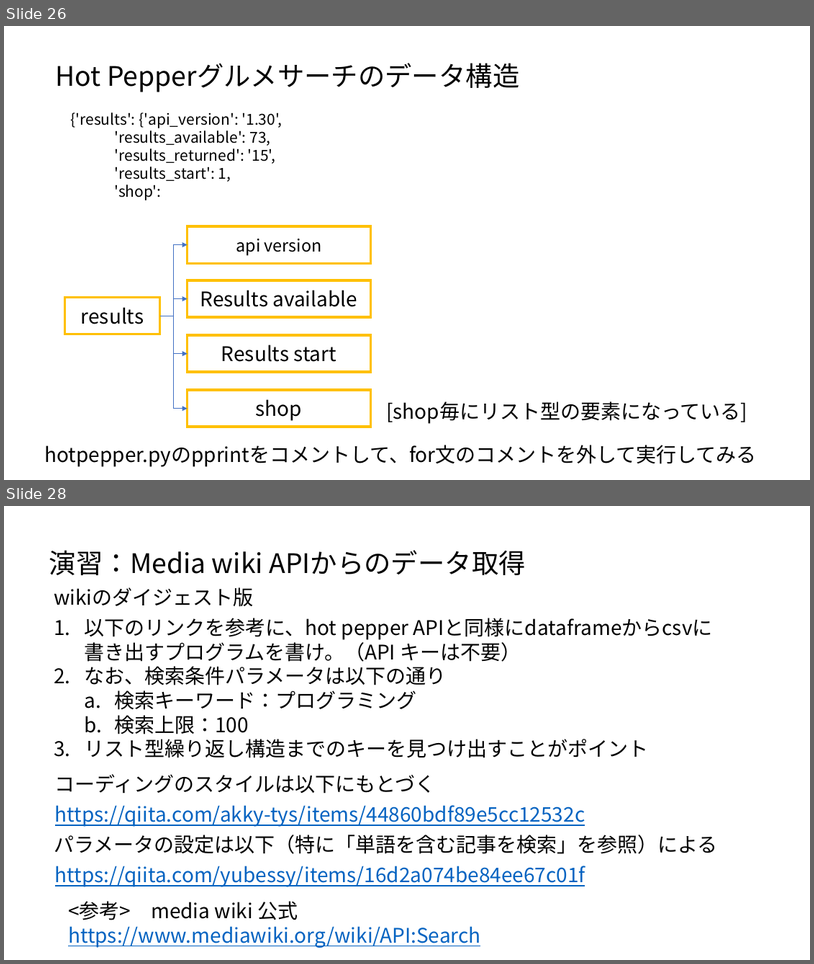
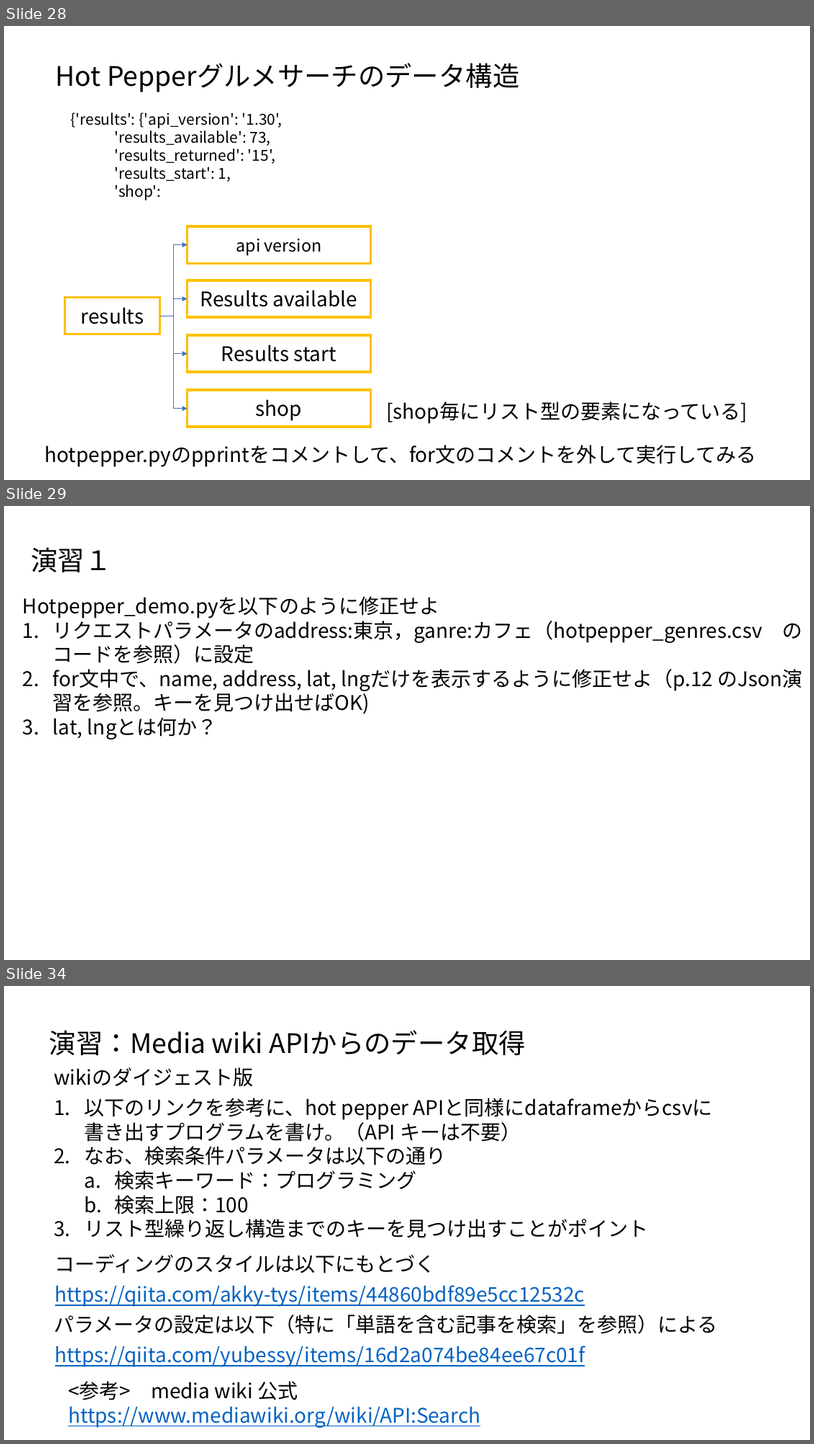
Before and after one commit to ueharaLab/bigdata8_API, a slide deck: bigdata7_API.pptx. Shown one above the other, each under a label of ours: slides 26 and 28 before the commit, slides 28, 29 and 34 after it; the slides between them are not shown. The pictures are 814x964 and 814x1444 pixels, drawn with LibreOffice and Linux fonts; fonts in the diff are those of the drawing. Boxes give left, top, right and bottom in pixels: in the first picture for what was removed or moved away, otherwise in the second. Text is boxed around its words. In the diff, an @@ line names an element or a change of style, - is before the commit and + after.

```diff
--- a/bigdata7_API.pptx
+++ b/bigdata7_API.pptx
@@ slide 29 added at [4,506,810,960], background #FFFFFF @@
@@ text added at [31,547,112,572], 32 pt, text #000000 @@
+演習１
@@ text added at [23,596,803,739], 24 pt, text #000000 @@
+Hotpepper_demo.pyを以下のように修正せよ
+1. リクエストパラメータのaddress:東京，ganre:カフェ（hotpepper_genres.csv のコードを参照）に設定
+2. for文中で、name, address, lat, lngだけを表示するように修正せよ（p.12 のJson演習を参照。キーを見つけ出せばOK)
+3. lat, lngとは何か？
@@ what was slide 26 is now slide 28 @@
@@ what was slide 28 is now slide 34 @@
```
Also in this commit, not shown: 8 slides changed, 6 other slides added, 1 slide removed, 8 other files.
